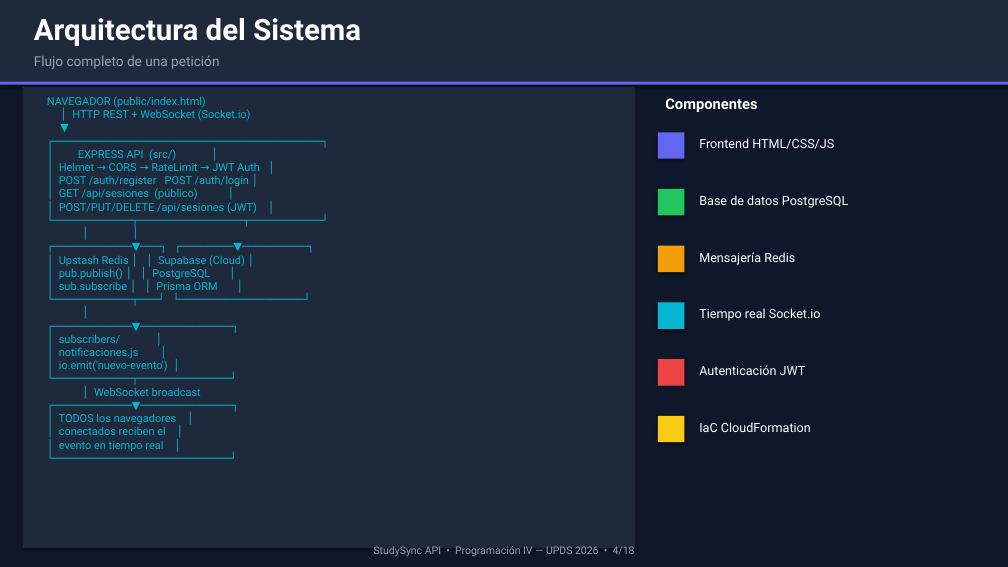
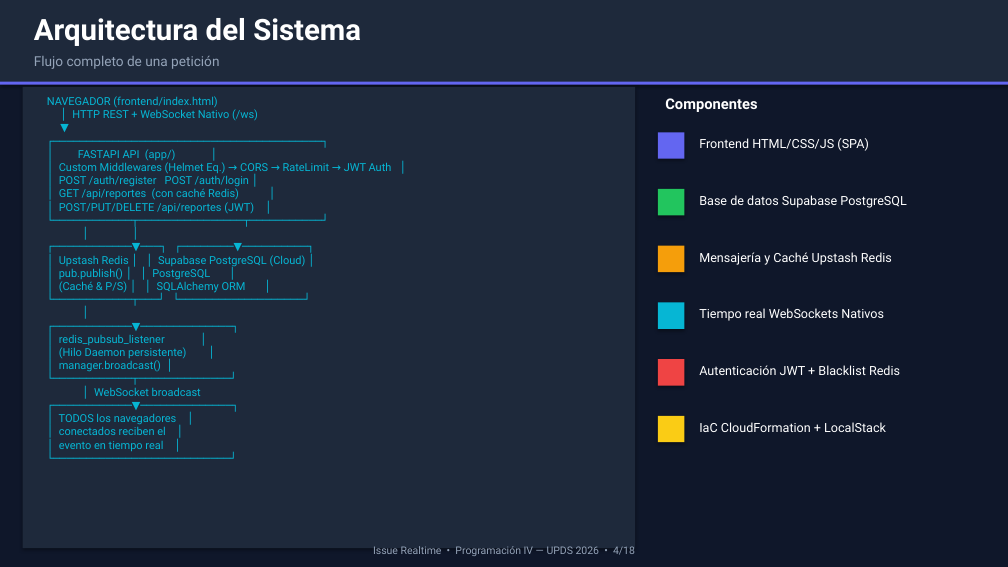
Before and after one commit to JoseMPB13/P4, a slide deck: slide 4 of StudySync_Presentacion_Proyecto_Final.pptx. Drawn at 1008x567 pixels with LibreOffice and Linux fonts; fonts in the diff are those of the drawing. Boxes give left, top, right and bottom in pixels: in the first picture for what was removed or moved away, otherwise in the second. Text is boxed around its words. In the diff, an @@ line names an element or a change of style, - is before the commit and + after.

Commit message:
docs: actualizar presentacion de PowerPoint con el stack tecnico veridico de Issue Realtime

```diff
--- a/StudySync_Presentacion_Proyecto_Final.pptx
+++ b/StudySync_Presentacion_Proyecto_Final.pptx
@@ text at [47,96,392,451]: text changed @@
-NAVEGADOR (public/index.html)
-│ HTTP REST + WebSocket (Socket.io)
-▼
-┌─────────────────────────────────────────┐
-│ EXPRESS API (src/) │
-│ Helmet → CORS → RateLimit → JWT Auth │
-│ POST /auth/register POST /auth/login │
-│ GET /api/sesiones (público) │
-│ POST/PUT/DELETE /api/sesiones (JWT) │
-└────────────┬────────────────┬───────────┘
-│ │
-┌────────────▼───┐ ┌────────▼──────────┐
-│ Upstash Redis │ │ Supabase (Cloud) │
-│ pub.publish() │ │ PostgreSQL │
-│ sub.subscribe │ │ Prisma ORM │
-└────────────┬───┘ └───────────────────┘
-│
-┌────────────▼──────────────┐
-│ subscribers/ │
-│ notificaciones.js │
-│ io.emit('nuevo-evento') │
-└────────────┬──────────────┘
-│ WebSocket broadcast
-┌────────────▼──────────────┐
-│ TODOS los navegadores │
-│ conectados reciben el │
-│ evento en tiempo real │
-└───────────────────────────┘
+NAVEGADOR (frontend/index.html)
+│ HTTP REST + WebSocket Nativo (/ws)
+▼
+┌─────────────────────────────────────────┐
+│ FASTAPI API (app/) │
+│ Custom Middlewares (Helmet Eq.) → CORS → RateLimit → JWT Auth │
+│ POST /auth/register POST /auth/login │
+│ GET /api/reportes (con caché Redis) │
+│ POST/PUT/DELETE /api/reportes (JWT) │
+└────────────┬────────────────┬───────────┘
+│ │
+┌────────────▼───┐ ┌────────▼──────────┐
+│ Upstash Redis │ │ Supabase PostgreSQL (Cloud) │
+│ pub.publish() │ │ PostgreSQL │
+│ (Caché & P/S) │ │ SQLAlchemy ORM │
+└────────────┬───┘ └───────────────────┘
+│
+┌────────────▼──────────────┐
+│ redis_pubsub_listener │
+│ (Hilo Daemon persistente) │
+│ manager.broadcast() │
+└────────────┬──────────────┘
+│ WebSocket broadcast
+┌────────────▼──────────────┐
+│ TODOS los navegadores │
+│ conectados reciben el │
+│ evento en tiempo real │
+└───────────────────────────┘
@@ text at [699,138,868,151]: text changed @@
-Frontend HTML/CSS/JS
+Frontend HTML/CSS/JS (SPA)
@@ text at [699,195,906,208]: text changed @@
-Base de datos PostgreSQL
+Base de datos Supabase PostgreSQL
@@ text at [699,252,892,265]: text changed @@
-Mensajería Redis
+Mensajería y Caché Upstash Redis
@@ text at [699,308,884,321]: text changed @@
-Tiempo real Socket.io
+Tiempo real WebSockets Nativos
@@ text at [699,365,900,375]: text changed @@
-Autenticación JWT
+Autenticación JWT + Blacklist Redis
@@ text at [699,422,886,432]: text changed @@
-IaC CloudFormation
+IaC CloudFormation + LocalStack
@@ text at [373,546,635,556]: text changed @@
-StudySync API • Programación IV — UPDS 2026 • 4/18
+Issue Realtime • Programación IV — UPDS 2026 • 4/18
```
Also in this commit, not shown: 17 other slides changed.
